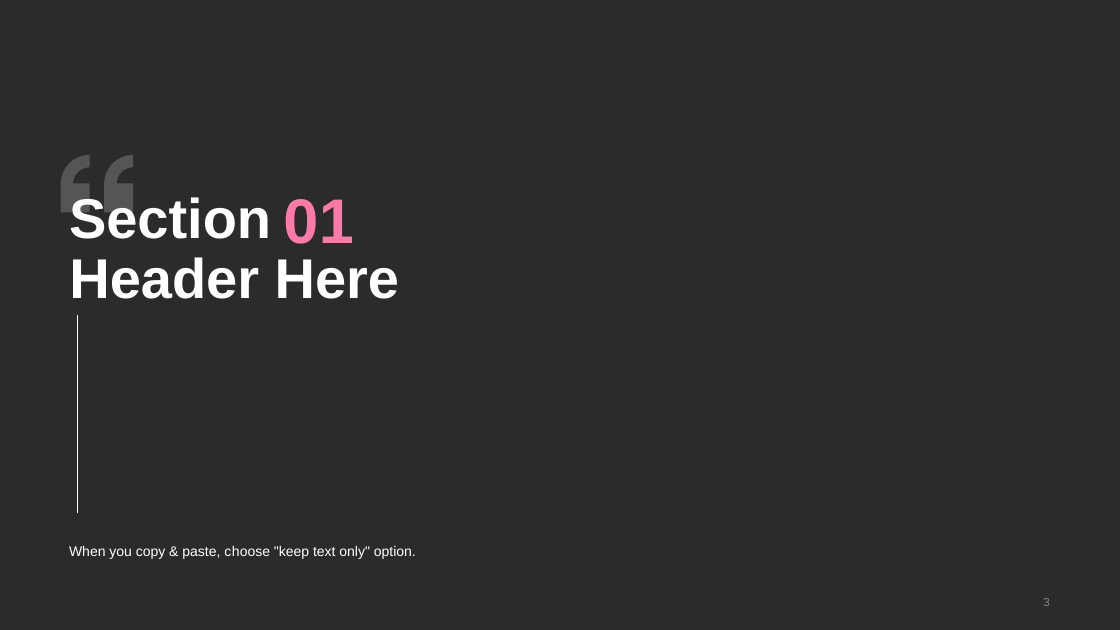
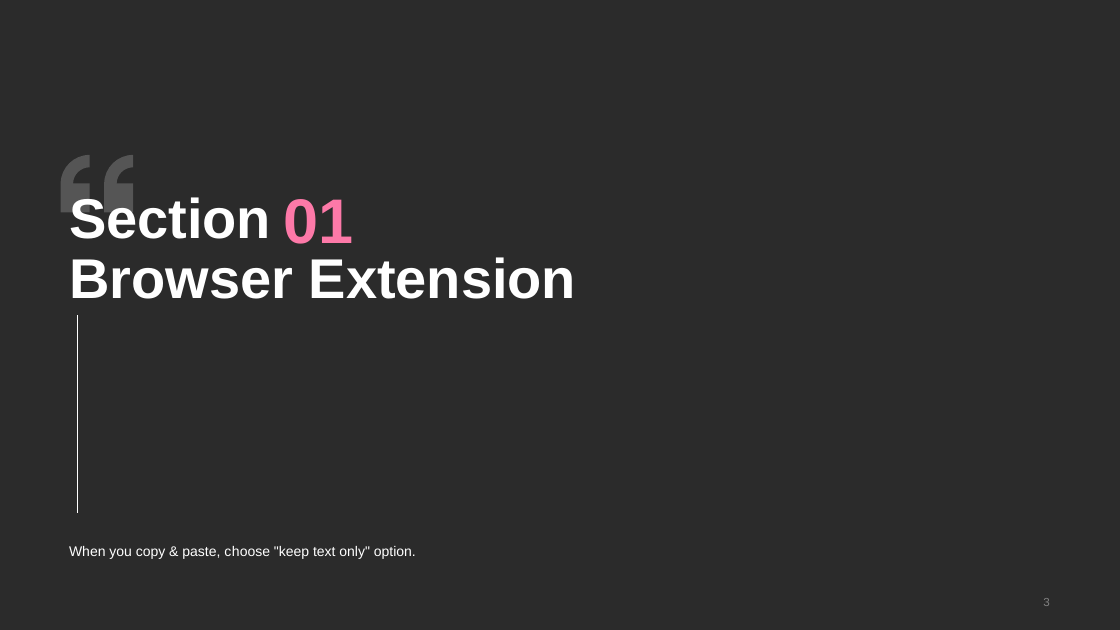
Before and after one commit to gxy5202/JS-Hero, a slide deck: slide 3 of browser-extension/extension.pptx. Drawn at 1120x630 pixels with LibreOffice and Linux fonts; fonts in the diff are those of the drawing; background and template pictures are left out; a plain dark background stands for a picture behind light text. Boxes give left, top, right and bottom in pixels: in the first picture for what was removed or moved away, otherwise in the second. Text is boxed around its words. In the diff, an @@ line names an element or a change of style, - is before the commit and + after.

Commit message:
update ppt content

```diff
--- a/browser-extension/extension.pptx
+++ b/browser-extension/extension.pptx
@@ title at <box>69,194,576,299</box>: text changed @@
-Section
-Header Here
+Section
+Browser Extension
```
